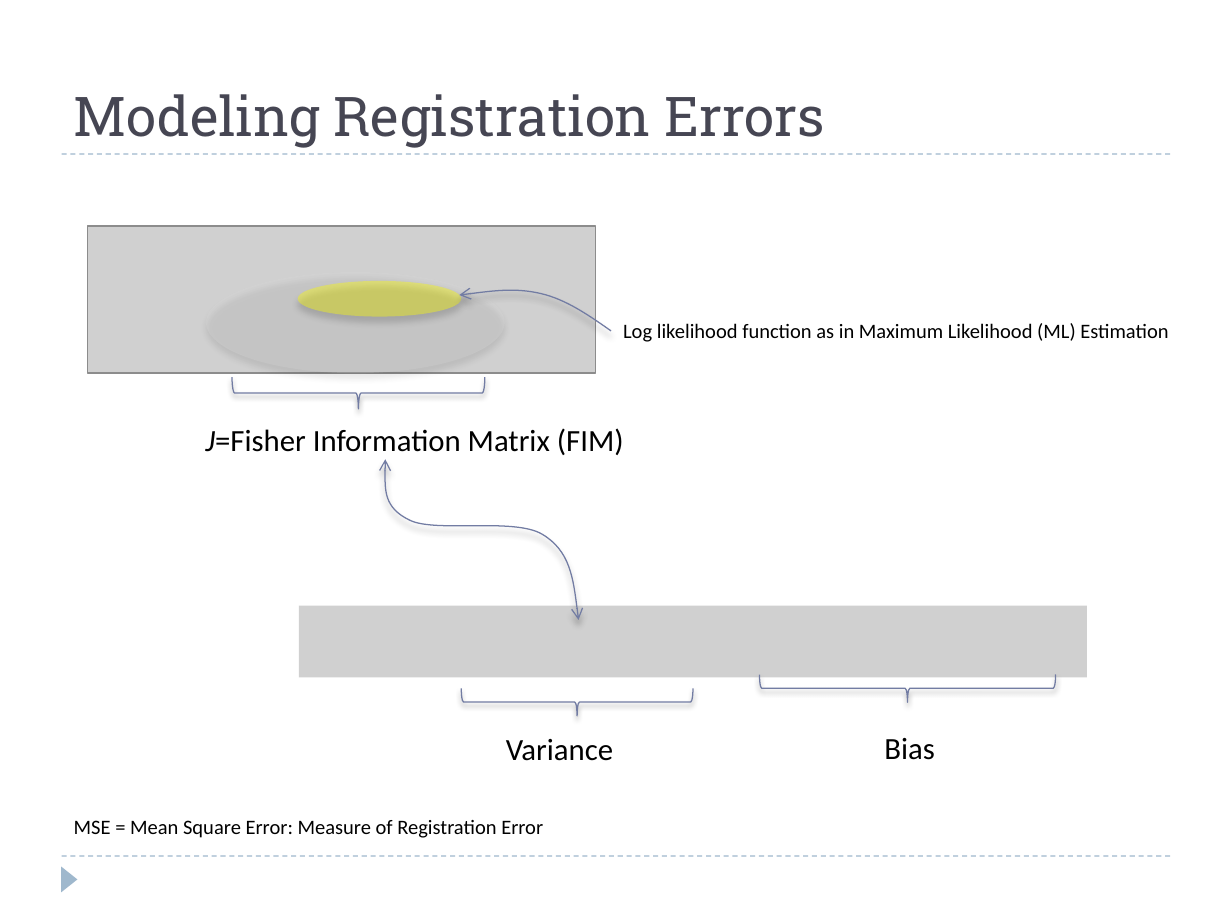
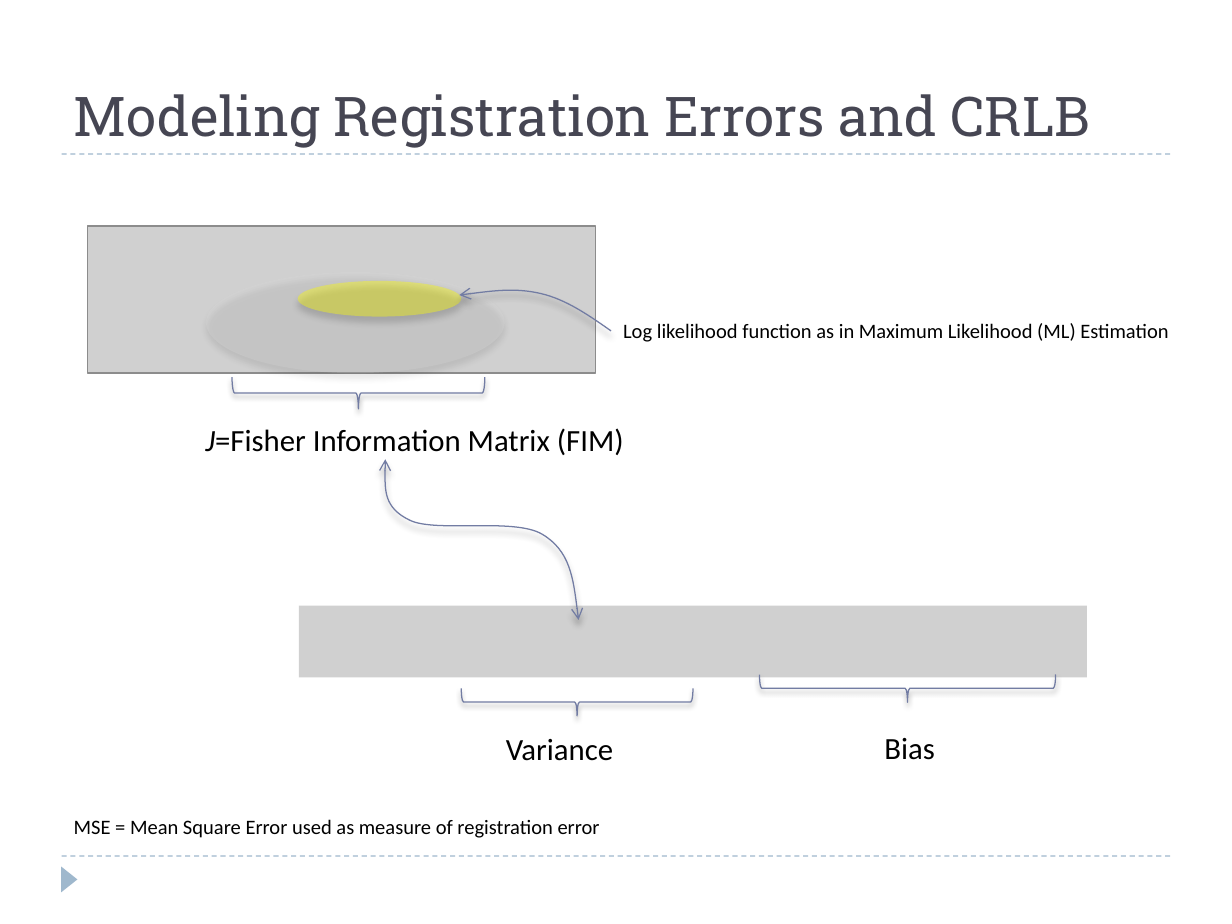
Before and after one commit to josh-gleason/CS679, a slide deck: slide 9 of Presentation/CS679Presentation2.pptx. Drawn at 1232x924 pixels with LibreOffice and Linux fonts; fonts in the diff are those of the drawing; grey boxes stand for pictures. Boxes give left, top, right and bottom in pixels: in the first picture for what was removed or moved away, otherwise in the second. Text is boxed around its words. In the diff, an @@ line names an element or a change of style, - is before the commit and + after.

```diff
--- a/Presentation/CS679Presentation2.pptx
+++ b/Presentation/CS679Presentation2.pptx
@@ title at box(74, 94, 1090, 148): text changed @@
-Modeling Registration Errors
+Modeling Registration Errors and CRLB
@@ text at box(74, 819, 600, 838): text changed @@
-MSE = Mean Square Error: Measure of Registration Error
+MSE = Mean Square Error used as measure of registration error
```
Also in this commit, not shown: 7 other slides changed.
